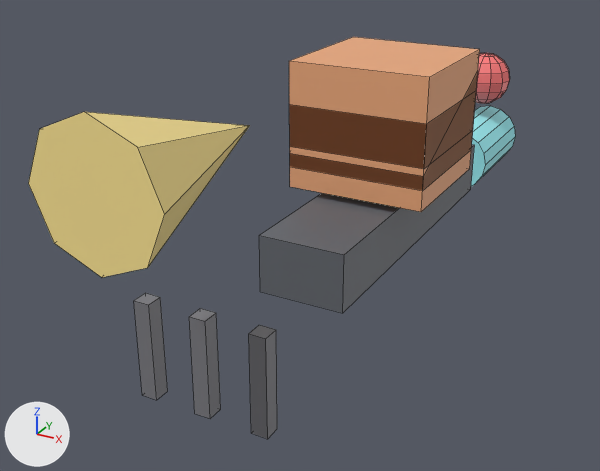
The Blender file tools/blender/lib/bike_parts.blend: old version first, new version second.
Both versions are drawn from a camera (50 mm lens) standing at (1.13, -2.68, 1.36) and looking at (-0.17, -0.31, 0.18). Lighting does not change. The marker at lower left points along +X, +Y and +Z. The picture after the commit comes second. Mesh edges are drawn as thin lines.

The older version as bpy lines, for what is in view:
```python
ob_chassis_base = bpy.data.objects.new('chassis_base', me_chassis_base_mesh)
ob_chassis_base.location = (0.0, 0.0, 0.2)
ob_chassis_base.scale = (0.6, 2.5, 0.4)
ob_fairing_bare = bpy.data.objects.new('fairing_bare', me_fairing_bare_mesh)
ob_fairing_bare.location = (0.0, 0.0, 0.55)
ob_fairing_full = bpy.data.objects.new('fairing_full', me_fairing_full_mesh)
ob_fairing_full.location = (0.0, 0.0, 0.55)
ob_fairing_swept = bpy.data.objects.new('fairing_swept', me_fairing_swept_mesh)
ob_fairing_swept.location = (0.0, 0.0, 0.55)
ob_fin_marker = bpy.data.objects.new('fin_marker', me_fin_marker_mesh)
ob_fin_marker.location = (0.0, -1.2, 0.75)
ob_fork_dual = bpy.data.objects.new('fork_dual', me_fork_dual_mesh)
ob_fork_dual.location = (0.0, -1.15, 0.16)
ob_fork_single = bpy.data.objects.new('fork_single', me_fork_single_mesh)
ob_fork_single.location = (0.0, -1.15, 0.16)
ob_tail_marker = bpy.data.objects.new('tail_marker', me_tail_marker_mesh)
ob_tail_marker.location = (0.0, 1.2, 0.45)
ob_thruster_unit = bpy.data.objects.new('thruster_unit', me_thruster_unit_mesh)
ob_thruster_unit.location = (0.0, 1.1, 0.14)
```
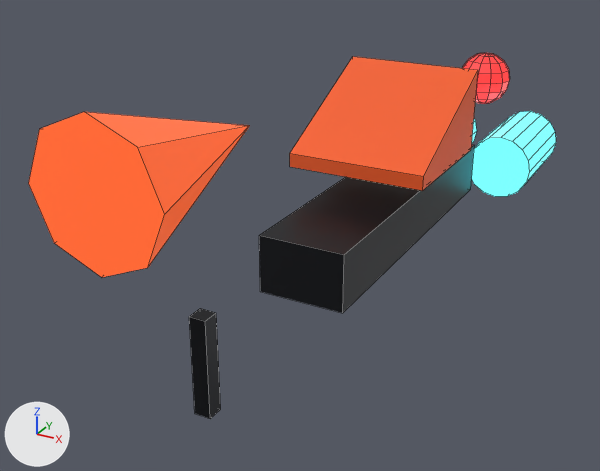
Commit message: add in-game bike viewer + tighten kit-to-build parity

Where the change shows, as pixel boxes (x1, y1, x2, y2) in the pictures (600 x 471 px):
'fin_marker', recoloured, surface changed (yellow to orange): (28, 112, 249, 277) in both
'fairing_full', hidden: before (289, 37, 480, 212)
'fairing_swept', recoloured, surface changed: (290, 72, 478, 191) in both
'chassis_base', recoloured, surface changed (grey to black): (259, 145, 474, 313) in both
'thruster_unit', recoloured, surface changed, moved (lighter): before (471, 106, 515, 186); after (472, 111, 556, 197)
'fairing_bare', hidden (beige): before (289, 91, 476, 169)
'fork_dual', no longer drawn: before (134, 293, 277, 439)
'fork_single', recoloured, surface changed (grey to black): (189, 308, 221, 419) in both
'tail_marker', recoloured, surface changed: (475, 53, 510, 104) in both
'thruster_unit_preview_l', added (mostly hidden): after (472, 119, 477, 143)

Edits to the bpy script that builds the scene:
```text
Change mat_mat_kit_bike_chassis:
    mat_mat_kit_bike_chassis.base_color: (0.13, 0.14, 0.16) -> (0.0119, 0.0135, 0.017)  # grey #65696f -> black #1c1f23
    mat_mat_kit_bike_chassis.metallic: 0.0 -> 0.6
Change mat_mat_kit_bike_fairing:
    mat_mat_kit_bike_fairing.base_color: (0.85, 0.4, 0.2) -> (1.0, 0.133, 0.029)  # beige #edaa7c -> orange #ff6630
    mat_mat_kit_bike_fairing.metallic: 0.0 -> 0.3
Change mat_mat_kit_bike_thruster:
    mat_mat_kit_bike_thruster.base_color: (0.36, 0.94, 1.0) -> (0.106, 0.891, 1.0)  # cyan #a2f8ff -> cyan #5cf2ff
    add mat_mat_kit_bike_thruster.emission_strength = 1.4
    add mat_mat_kit_bike_thruster.emission_color = (0.106, 0.891, 1.0)  # cyan #5cf2ff
Change mat_mat_kit_bike_fork:
    mat_mat_kit_bike_fork.base_color: (0.2, 0.2, 0.22) -> (0.0119, 0.0135, 0.017)  # grey #7c7c81 -> black #1c1f23
    mat_mat_kit_bike_fork.metallic: 0.0 -> 0.7
Change mat_mat_kit_bike_fin:
    mat_mat_kit_bike_fin.base_color: (1.0, 0.8, 0.3) -> (1.0, 0.133, 0.029)  # yellow #ffe795 -> orange #ff6630
    add mat_mat_kit_bike_fin.emission_strength = 0.5
    mat_mat_kit_bike_fin.metallic: 0.0 -> 0.2
    add mat_mat_kit_bike_fin.emission_color = (1.0, 0.133, 0.029)  # orange #ff6630
Change mat_mat_kit_bike_tail:
    mat_mat_kit_bike_tail.base_color: (1.0, 0.2, 0.2) -> (1.0, 0.029, 0.029)  # red #ff7c7c -> red #ff3030
    add mat_mat_kit_bike_tail.emission_strength = 1.0
    add mat_mat_kit_bike_tail.emission_color = (1.0, 0.029, 0.029)  # red #ff3030
    mat_mat_kit_bike_tail.roughness: 0.5 -> 0.4
Change ob_fairing_bare:
    add ob_fairing_bare.hide_viewport = True
Change ob_fairing_full:
    add ob_fairing_full.hide_viewport = True
Change ob_thruster_unit:
    ob_thruster_unit.location: (0.0, 1.1, 0.14) -> (0.2, 1.1, 0.14)
Add ob_thruster_unit_preview_l:
    ob_thruster_unit_preview_l = bpy.data.objects.new('thruster_unit_preview_l', me_thruster_unit_mesh)
    ob_thruster_unit_preview_l.location = (-0.2, 1.1, 0.14)
```
